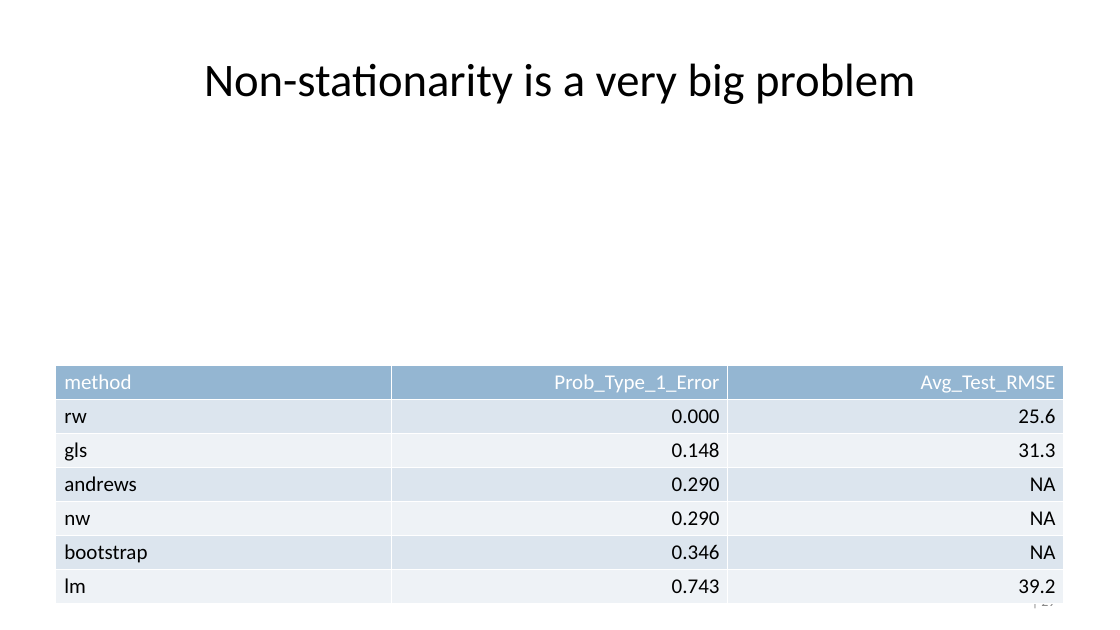
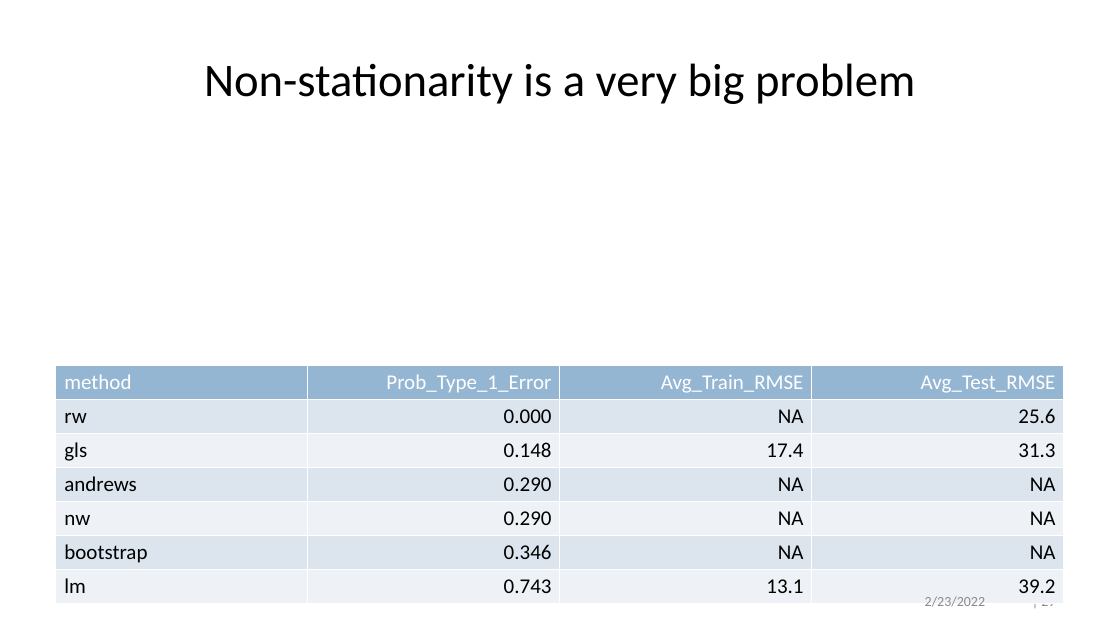
Before and after one commit to crossxwill/Northwestern_MSIA_2022, a slide deck: slide 29 of time_series_regression.pptx. Drawn at 1120x630 pixels with LibreOffice and Linux fonts; fonts in the diff are those of the drawing. Boxes give left, top, right and bottom in pixels: in the first picture for what was removed or moved away, otherwise in the second. Text is boxed around its words. In the diff, an @@ line names an element or a change of style, - is before the commit and + after.

Commit message:
add train MSE.
replaced * with - for bullets.

```diff
--- a/time_series_regression.pptx
+++ b/time_series_regression.pptx
@@ table at [56, 365, 1065, 597] @@
+column 3: Avg_Train_RMSE | NA | 17.4 | NA | NA | NA | 13.1
@@ text added at [925, 596, 985, 606], 12 pt, text #8C8C8C @@
+2/23/2022
```
Also in this commit, not shown: 30 other slides changed, 2 other files.
